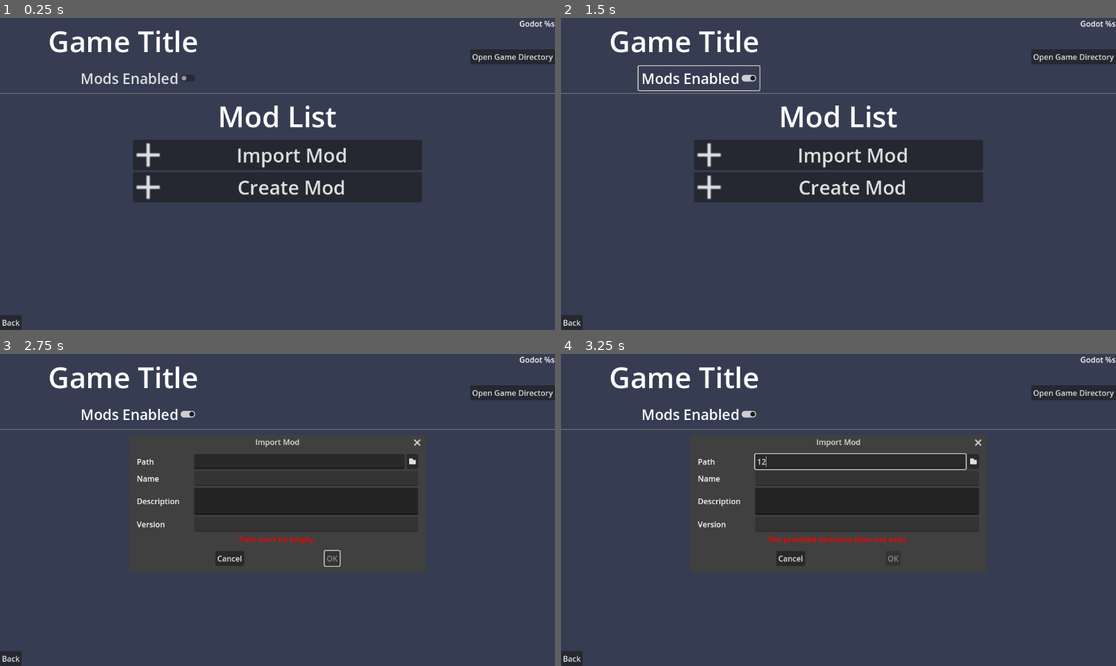
Above: before the commit, frames 1-4 (two rows, left to right).
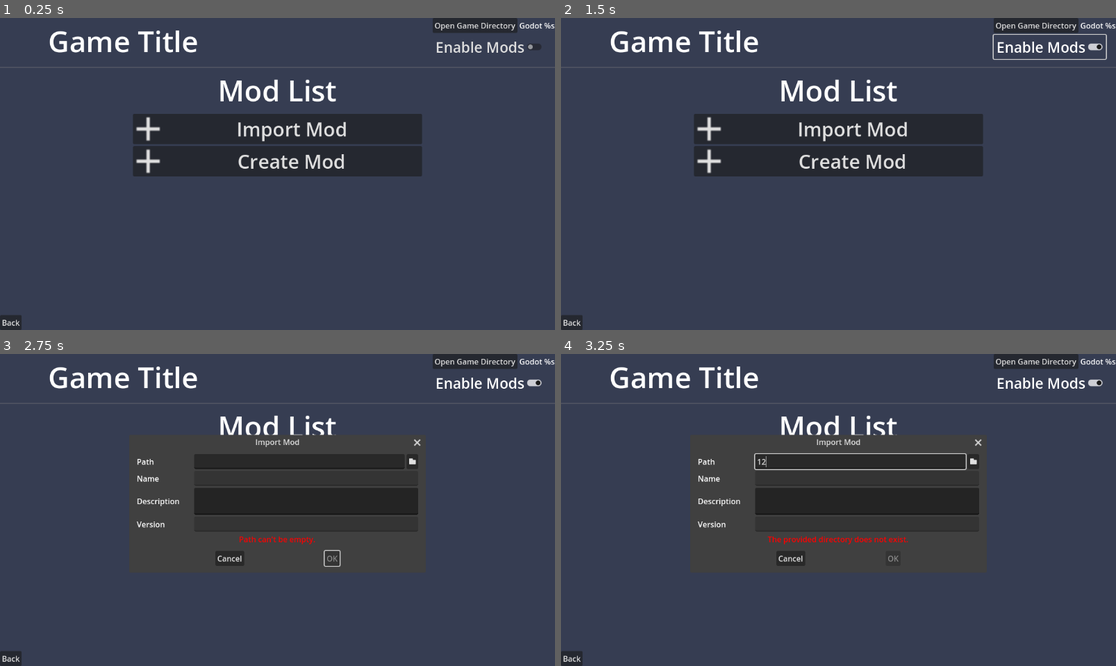
Above: after the commit, the same moments.

Repository: KoBeWi/Godot-Universal-Mod-Manager
Game: Godot game, scene res://Scenes/Game.tscn
Two runs of this game, one before a commit and one after it. Both use one fixed random seed, a clock stepped at 60 frames per second and the inputs below. This scene is started directly instead of the project's main scene.
Inputs (mouse positions are in pixels of both pictures, inside the frame that each line leads up to):
- Up to frame 1 (0.25 s): no input
- Up to frame 2 (1.5 s): click "Open Game Directory" at 0.5 s; click "Mods Enabled" (after the commit: "Enable Mods") at 1.25 s
- Up to frame 3 (2.75 s): click "Import Mod" at 2 s
- Up to frame 4 (3.25 s): click (860, 460) at 2.77 s; type "12" at 2.85 s

The runs differ from the first frame. In frame 1, 13% of the frame differs, in the area x 0-100%, y 0-60%; in frame 2, 13%; in frame 3, 2.7%; in frame 4, 2.7%.
Error before the commit: Invalid access to property or key 'installed_mods' on a base object of type 'Nil'. (res://Scenes/Game.gd:20)
Error after the commit: Invalid access to property or key 'entry' on a base object of type 'Nil'. (res://Scenes/Game.gd:17)

Commit message:
Mod updating

Diff:
--- a/Data/Registry.gd
+++ b/Data/Registry.gd
@@ -25,6 +25,12 @@
 
 func add_new_mod_entry(game: GameData, load_path: String) -> GameData.ModData:
 	var mod := GameData.ModData.new({load_path = load_path, active = true})
+
+	for mod_meta in game.installed_mods:
+		if mod_meta.entry.name == mod.entry.name:
+			mod_meta.load_path = load_path
+			return mod_meta
+
 	game.installed_mods.append(mod)
 	save_game_entry_list()
 	return mod
@@ -51,17 +57,20 @@
 	class ModData:
 		var load_path: String
 		var active: bool
+		var entry: ModDescriptor
 
 		func _init(data: Dictionary) -> void:
 			load_path = data.load_path
 			active = data.active
 
-			if not DirAccess.dir_exists_absolute(load_path):
+			var entry = ModDescriptor.new()
+			if not entry.load_data(load_path):
 				active = false
 
 		func get_var() -> Dictionary:
 			return {load_path = load_path, active = active}
 
+	var entry: GameDescriptor
 	var entry_path: String
 	var game_path: String
 	var mods_enabled: bool
@@ -72,6 +81,9 @@
 		game_path = data.game_path
 		mods_enabled = FileAccess.file_exists(game_path.path_join("GUMM_mod_loader.tscn"))
 
+		entry = GameDescriptor.new()
+		entry.load_data(entry_path)
+
 		for mod in data.installed_mods:
 			installed_mods.append(ModData.new(mod))
 
--- a/Scenes/Game.gd
+++ b/Scenes/Game.gd
@@ -8,13 +8,13 @@
 
 func _ready() -> void:
 	var entry_path: String = get_tree().get_meta(&"current_game", "")
-	game_data = GameDescriptor.new()
-	game_data.load_data(entry_path)
 
 	for meta in Registry.games:
 		if meta.entry_path == entry_path:
 			game_metadata = meta
 			break
+
+	game_data = game_metadata.entry
 
 	var new_missing: bool
 	for mod in game_metadata.installed_mods:
@@ -36,7 +36,6 @@
 	$ImportModDialog.popup_centered()
 
 func import_mod_update() -> void:
-	## TODO: sprawdzanie, czy istnieje. Jak tak to aktualizować (i pisać wersje)
 	%ImportModName.text = ""
 	%ImportModDescription.text = ""
 	%ImportModVersion.text = ""
@@ -60,19 +59,32 @@
 		set_import_error("Mod isn't made for \"%s\"." % game_data.title)
 		return
 
+	set_import_error("")
+
+	var existing := get_mod_by_name(mod_data.name)
+	if existing:
+		set_import_warning("A mod with this name already exists, with version %s. It will be replaced." % existing.entry.version)
+		entry_to_update = existing
+
 	%ImportModName.text = mod_data.name
 	%ImportModDescription.text = mod_data.description
 	%ImportModVersion.text = mod_data.version
 
-	set_import_error("")
-
 func set_import_error(error: String):
+	%ImportError.add_theme_color_override(&"font_color", Color.RED)
 	%ImportError.text = error
 	$ImportModDialog.get_ok_button().disabled = not error.is_empty()
 
+func set_import_warning(warning: String):
+	%ImportError.add_theme_color_override(&"font_color", Color.YELLOW)
+	%ImportError.text = warning
+
 func import_mod_confirmed() -> void:
 	var entry := Registry.add_new_mod_entry(game_metadata, %ImportModPath.text)
-	add_mod_entry(entry)
+	if entry_to_update:
+		refresh_entry(entry_to_update)
+	else:
+		add_mod_entry(entry)
 	apply_mods()
 
 func add_mod_entry(mod: Registry.GameData.ModData) -> Control:
@@ -248,5 +260,11 @@
 func get_override_path() -> String:
 	return game_metadata.game_path.path_join("override.cfg")
 
+func get_mod_by_name(mod_name: String) -> Control:
+	for entry in %ModList.get_children():
+		if entry.entry.name == mod_name:
+			return entry
+	return null
+
 func go_back() -> void:
 	get_tree().change_scene_to_file("res://Scenes/Main.tscn")
--- a/Scenes/Game.tscn
+++ b/Scenes/Game.tscn
@@ -37,29 +37,34 @@
 theme_override_font_sizes/font_size = 60
 text = "Game Title"
 
-[node name="HBoxContainer2" type="MarginContainer" parent="VBoxContainer2/HBoxContainer"]
-layout_mode = 2
-size_flags_horizontal = 3
-
-[node name="Button" type="Button" parent="VBoxContainer2/HBoxContainer/HBoxContainer2"]
-layout_mode = 2
-size_flags_horizontal = 10
+[node name="HBoxContainer2" type="VBoxContainer" parent="VBoxContainer2/HBoxContainer"]
+layout_mode = 2
+
+[node name="HBoxContainer" type="HBoxContainer" parent="VBoxContainer2/HBoxContainer/HBoxContainer2"]
+layout_mode = 2
+alignment = 2
+
+[node name="Button" type="Button" parent="VBoxContainer2/HBoxContainer/HBoxContainer2/HBoxContainer"]
+layout_mode = 2
+size_flags_horizontal = 8
+size_flags_vertical = 4
+text = "Open Game Directory"
+
+[node name="GodotVersion" type="Label" parent="VBoxContainer2/HBoxContainer/HBoxContainer2/HBoxContainer"]
+unique_name_in_owner = true
+layout_mode = 2
+size_flags_horizontal = 8
+size_flags_vertical = 1
+text = "Godot %s"
+vertical_alignment = 1
+
+[node name="ModsEnabled" type="CheckButton" parent="VBoxContainer2/HBoxContainer/HBoxContainer2"]
+unique_name_in_owner = true
+layout_mode = 2
+size_flags_horizontal = 0
 size_flags_vertical = 8
-text = "Open Game Directory"
-
-[node name="GodotVersion" type="Label" parent="VBoxContainer2/HBoxContainer/HBoxContainer2"]
-unique_name_in_owner = true
-layout_mode = 2
-size_flags_horizontal = 8
-size_flags_vertical = 0
-text = "Godot %s"
-
-[node name="ModsEnabled" type="CheckButton" parent="VBoxContainer2/HBoxContainer"]
-unique_name_in_owner = true
-layout_mode = 2
-size_flags_horizontal = 4
 theme_override_font_sizes/font_size = 30
-text = "Mods Enabled"
+text = "Enable Mods"
 
 [node name="HSeparator" type="HSeparator" parent="VBoxContainer2"]
 layout_mode = 2
@@ -237,8 +242,8 @@
 size_flags_vertical = 8
 text = "Back"
 
-[connection signal="pressed" from="VBoxContainer2/HBoxContainer/HBoxContainer2/Button" to="." method="open_game_directory"]
-[connection signal="toggled" from="VBoxContainer2/HBoxContainer/ModsEnabled" to="." method="toggle_mods"]
+[connection signal="pressed" from="VBoxContainer2/HBoxContainer/HBoxContainer2/HBoxContainer/Button" to="." method="open_game_directory"]
+[connection signal="toggled" from="VBoxContainer2/HBoxContainer/HBoxContainer2/ModsEnabled" to="." method="toggle_mods"]
 [connection signal="pressed" from="VBoxContainer2/VBoxContainer/Button" to="." method="import_mod"]
 [connection signal="pressed" from="VBoxContainer2/VBoxContainer/Button2" to="." method="create_mod"]
 [connection signal="confirmed" from="ImportModDialog" to="." method="import_mod_confirmed"]
--- a/Scenes/Main.gd
+++ b/Scenes/Main.gd
@@ -26,6 +26,13 @@
 	if not FileAccess.file_exists(%ImportPath.text.path_join("game.cfg")):
 		set_add_error("Descriptor directory invalid. Missing \"game.cfg\".")
 		return
+
+	var data := GameDescriptor.new()
+	data.load_data(%ImportPath.text)
+	for game in %GameList.get_children():
+		if game.entry.title == data.title:
+			set_add_error("Game already on the list. Delete it first.")
+			return
 
 	if %ImportGame.text.is_empty():
 		set_add_error("Game directory name can't be empty.")
@@ -69,8 +76,12 @@
 func validate_create() -> void:
 	if %CreateTitle.text.is_empty():
 		set_create_error("Title can't be empty.")
-		## TODO: unikalne
 		return
+
+	for game in %GameList.get_children():
+		if game.entry.title == %CreateTitle.text:
+			set_create_error("Game already on the list.")
+			return
 
 	if not %CreateIcon.text.is_empty():
 		if not %CreateIcon.text.get_extension() in Registry.ICON_FORMATS:
